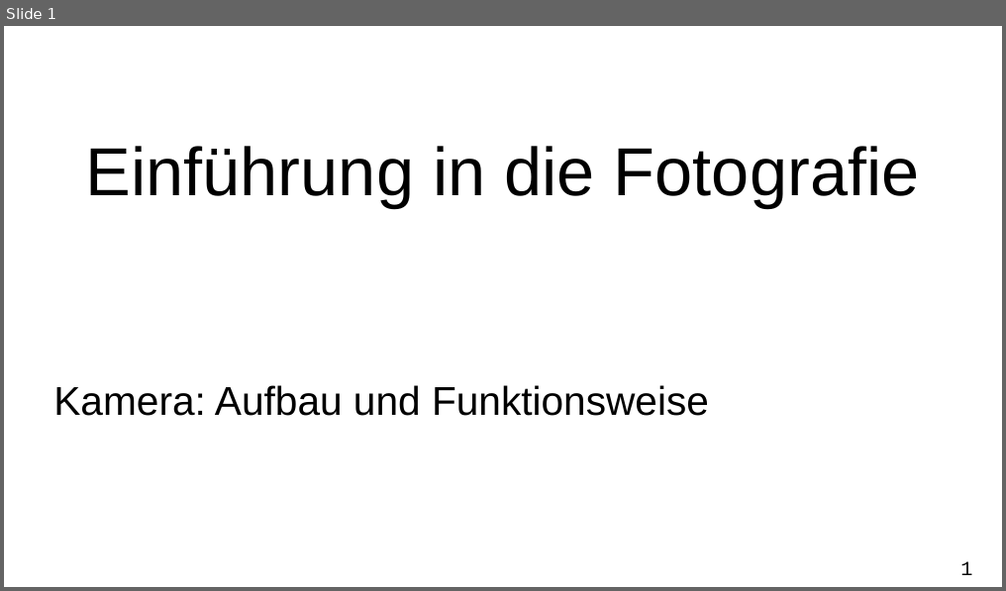
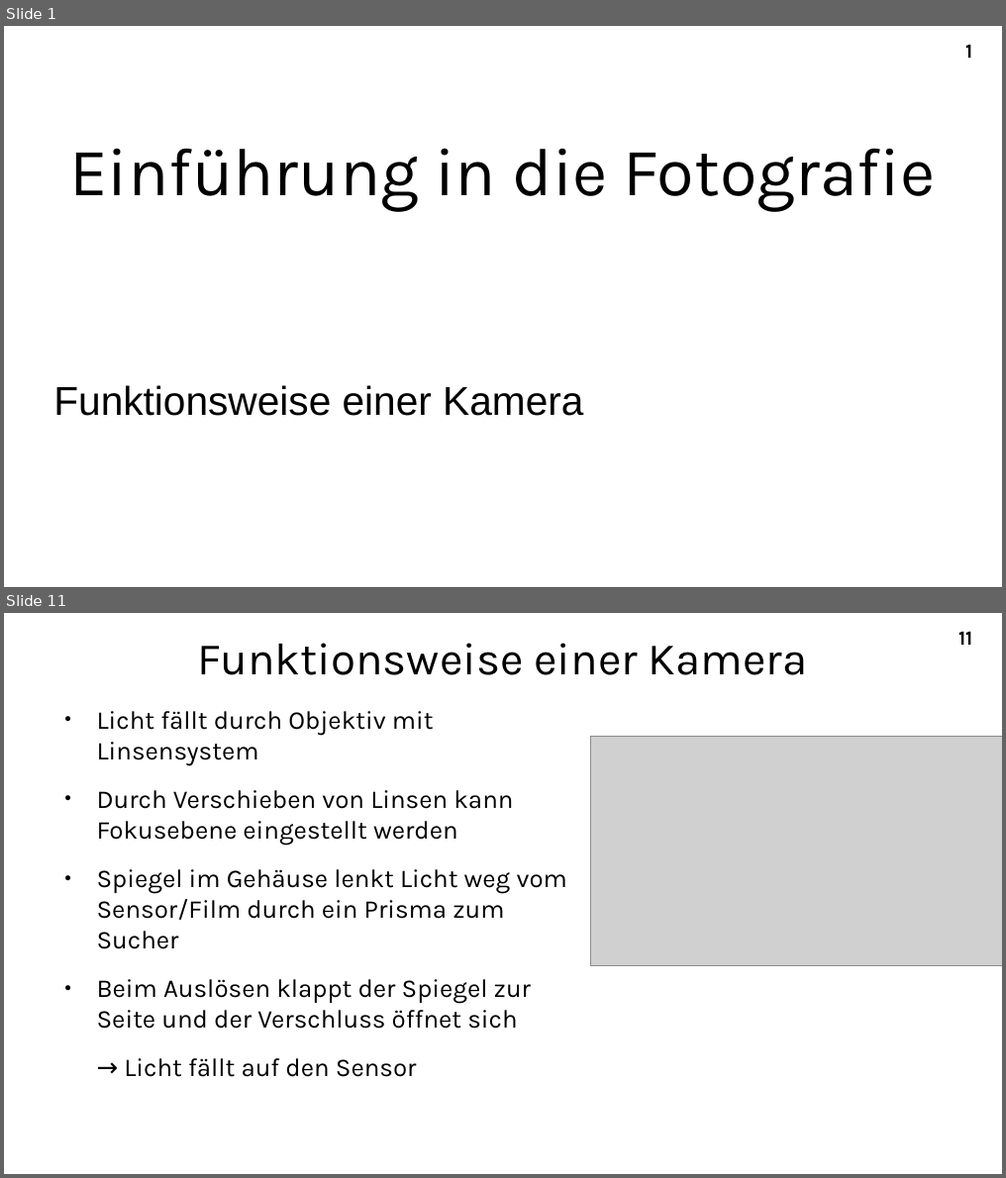
Before and after one commit to A-Schmid/PhotographyCourse, a slide deck: slides_de/camera.odp. Shown one above the other, each under a label of ours: slide 1 before the commit, slides 1 and 11 after it; the slides between them are not shown. The pictures are 1006x591 and 1006x1178 pixels, drawn with LibreOffice and Linux fonts; fonts in the diff are those of the drawing; grey boxes stand for pictures. Boxes give left, top, right and bottom in pixels: in the first picture for what was removed or moved away, otherwise in the second. Text is boxed around its words. In the diff, an @@ line names an element or a change of style, - is before the commit and + after.

Commit message:
created slides for workings of a camera, TODO: some images

```diff
--- a/slides_de/camera.odp
+++ b/slides_de/camera.odp
@@ slide 11 added at (x1=4, y1=613, x2=1002, y2=1174), background #FFFFFF; not listed: 1 template element that a slide beside it also shows @@
@@ title added at (x1=198, y1=643, x2=808, y2=675), 36 pt, text #000000 @@
+Funktionsweise einer Kamera
@@ text added at (x1=97, y1=711, x2=567, y2=1077), 20.4 pt, text #000000 @@
+● Licht fällt durch Objektiv mit Linsensystem
+● Durch Verschieben von Linsen kann Fokusebene eingestellt werden
+● Spiegel im Gehäuse lenkt Licht weg vom Sensor/Film durch ein Prisma zum Sucher
+● Beim Auslösen klappt der Spiegel zur Seite und der Verschluss öffnet sich
+→ Licht fällt auf den Sensor
@@ picture added at (x1=591, y1=736, x2=1002, y2=966) @@
@@ slide 1 changed as well @@
@@ title "Einführung in die Fotografie" at (x1=69, y1=148, x2=936, y2=212): font Arial to Karla @@
@@ page number moved from (x1=960, y1=562, x2=972, y2=575) to (x1=965, y1=44, x2=972, y2=58) @@
@@ page number at (x1=965, y1=44, x2=972, y2=58): font Courier New to Karla, bold on @@
@@ subtitle at (x1=54, y1=385, x2=583, y2=416): text changed @@
-Kamera: Aufbau und Funktionsweise
+Funktionsweise einer Kamera
```
Also in this commit, not shown: 9 other slides added, 1 slide removed, 12 other files.
